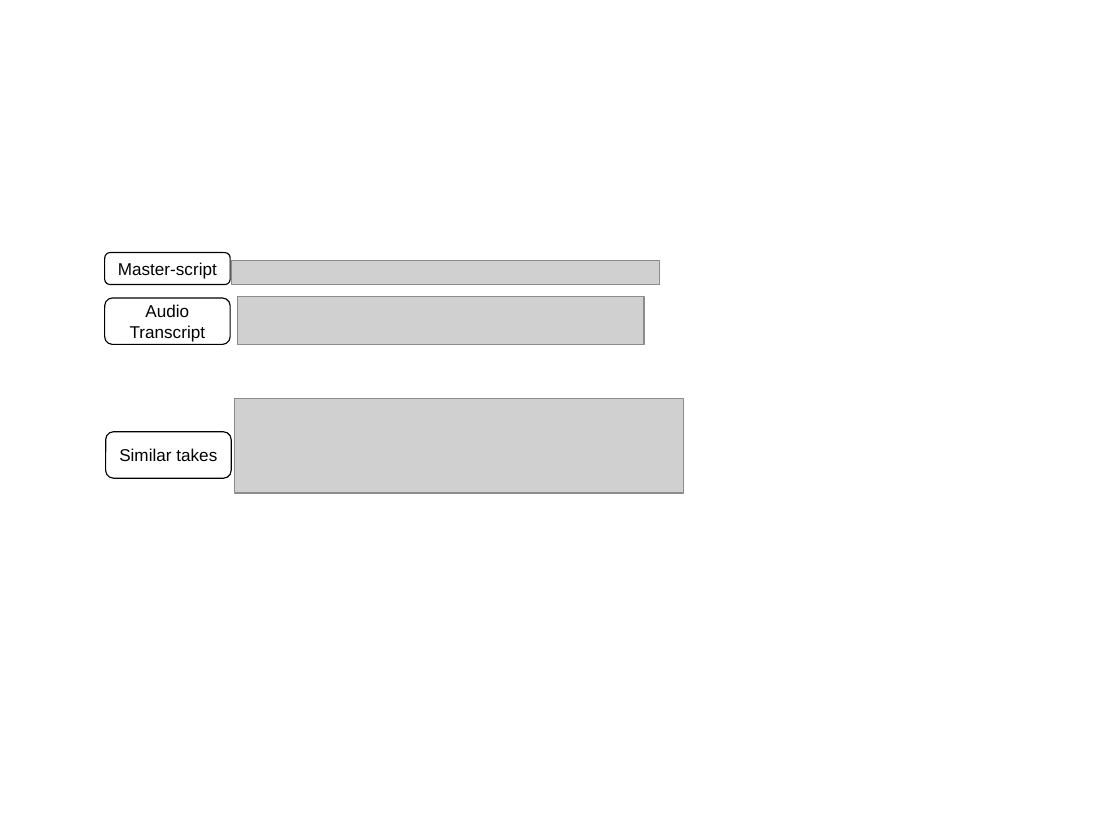
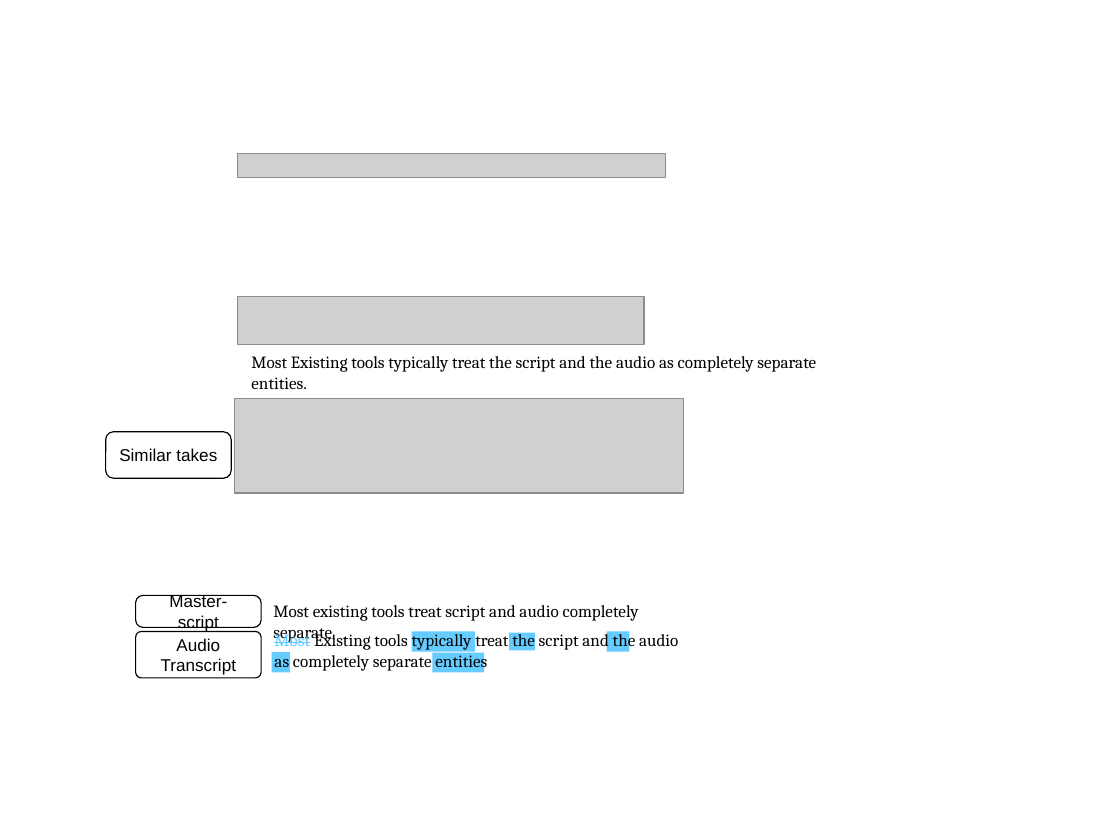
Before and after one commit to hishin/uist_writeup, a slide deck: slide 2 of figures/figures.pptx. Drawn at 1120x840 pixels with LibreOffice and Linux fonts; fonts in the diff are those of the drawing; grey boxes stand for pictures. Boxes give left, top, right and bottom in pixels: in the first picture for what was removed or moved away, otherwise in the second. Text is boxed around its words. In the diff, an @@ line names an element or a change of style, - is before the commit and + after.

```diff
--- a/figures/figures.pptx
+++ b/figures/figures.pptx
@@ picture: place and size @@
-picture at (231,260,659,284)
+picture at (237,153,665,178)
@@ text added at (251,356,816,389), 11 pt, text #000000 @@
+Most Existing tools typically treat the script and the audio as completely separate entities.
@@ rounded rectangle "Master-script": place and size @@
-rounded rectangle "Master-script" at (105,253,231,286)
+rounded rectangle "Master-script" at (136,596,261,628)
@@ rounded rectangle "Master-script" at (136,596,261,628): proportions changed @@
@@ rounded rectangle "Audio Transcript" at (136,632,261,678): proportions changed @@
@@ rounded rectangle "Audio Transcript": place and size @@
-rounded rectangle "Audio Transcript" at (105,298,231,344)
+rounded rectangle "Audio Transcript" at (136,632,261,678)
@@ group added at (272,605,678,673): 5 rectangles, 2 texts @@
+Most existing tools treat script and audio completely separate.
+Most Existing tools typically treat the script and the audio as completely separate entities
```
Also in this commit, not shown: 2 slides added, 10 other files.
